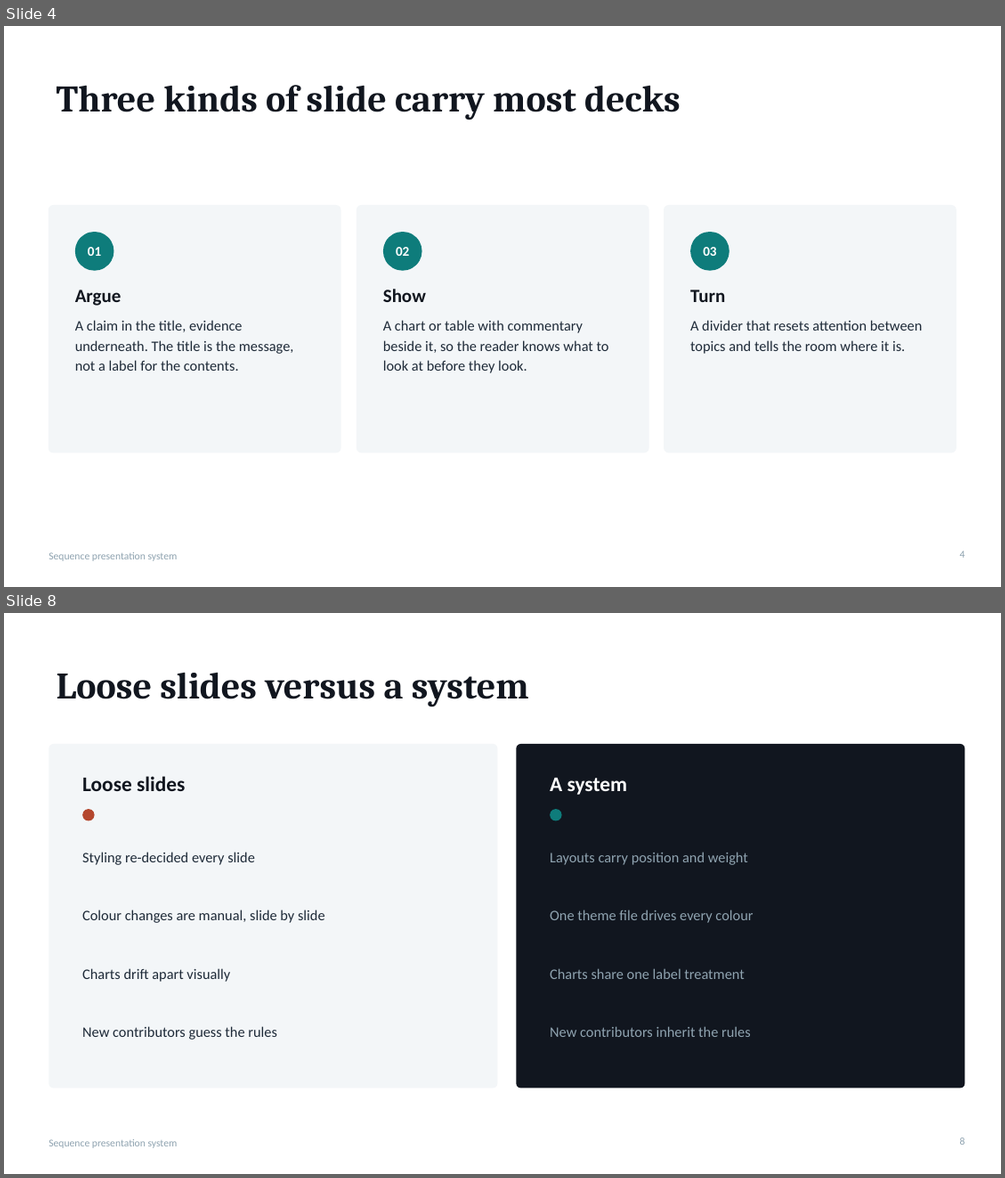
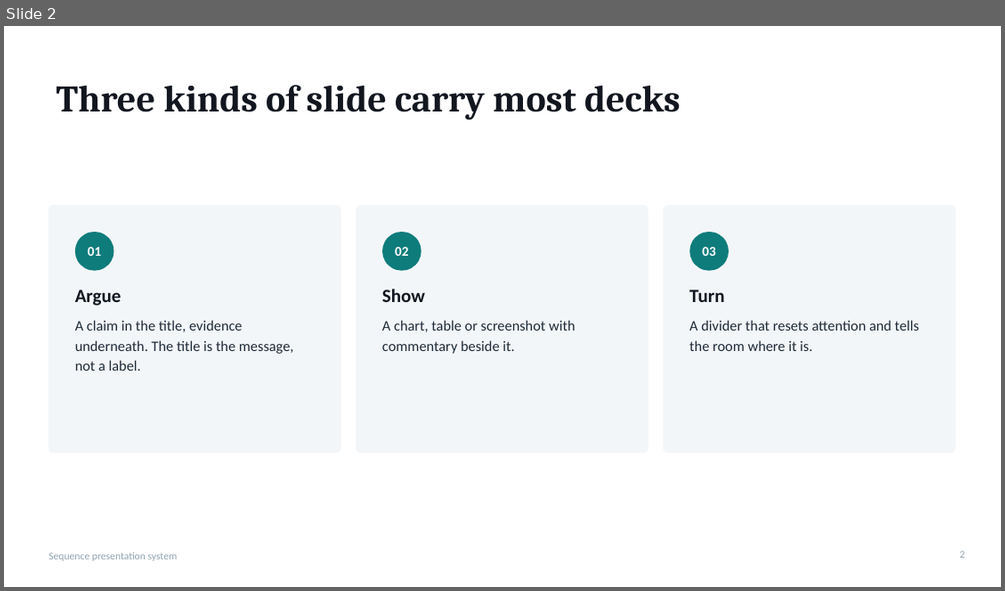
Before and after one commit to Addy2055/sequence-deck-template, a slide deck: Sequence-template.pptx. Shown one above the other, each under a label of ours: slides 4 and 8 before the commit, slide 2 after it; the slides between them are not shown. The pictures are 1005x1178 and 1005x591 pixels, drawn with LibreOffice and Linux fonts; fonts in the diff are those of the drawing. Boxes give left, top, right and bottom in pixels: in the first picture for what was removed or moved away, otherwise in the second. Text is boxed around its words. In the diff, an @@ line names an element or a change of style, - is before the commit and + after.

```diff
--- a/Sequence-template.pptx
+++ b/Sequence-template.pptx
@@ slide 8 removed at (x1=4, y1=613, x2=1001, y2=1174), background #FFFFFF; not listed: 1 template element that a slide beside it also shows @@
@@ title removed at (x1=57, y1=672, x2=529, y2=707) @@
-Loose slides versus a system
@@ rounded rectangle removed at (x1=48, y1=744, x2=498, y2=1088) @@
@@ rounded rectangle removed at (x1=517, y1=744, x2=965, y2=1088) @@
@@ text removed at (x1=82, y1=776, x2=185, y2=791) @@
-Loose slides
@@ text removed at (x1=550, y1=778, x2=628, y2=795) @@
-A system
@@ ellipse removed at (x1=82, y1=809, x2=95, y2=821) @@
@@ ellipse removed at (x1=550, y1=809, x2=562, y2=821) @@
@@ text removed at (x1=82, y1=852, x2=255, y2=865) @@
-Styling re-decided every slide
@@ text removed at (x1=550, y1=852, x2=748, y2=865) @@
-Layouts carry position and weight
@@ text removed at (x1=82, y1=909, x2=325, y2=923) @@
-Colour changes are manual, slide by slide
@@ text removed at (x1=550, y1=909, x2=752, y2=923) @@
-One theme file drives every colour
@@ text removed at (x1=82, y1=968, x2=230, y2=981) @@
-Charts drift apart visually
@@ text removed at (x1=550, y1=968, x2=744, y2=979) @@
-Charts share one label treatment
@@ text removed at (x1=82, y1=1026, x2=277, y2=1039) @@
-New contributors guess the rules
@@ text removed at (x1=550, y1=1026, x2=751, y2=1037) @@
-New contributors inherit the rules
@@ page number removed at (x1=960, y1=1137, x2=965, y2=1144) @@
-8
@@ what was slide 4 is now slide 2 @@
@@ slide 2 changed as well @@
@@ text at (x1=75, y1=320, x2=294, y2=370): text changed @@
-A claim in the title, evidence underneath. The title is the message, not a label for the contents.
+A claim in the title, evidence underneath. The title is the message, not a label.
@@ text at (x1=382, y1=320, x2=574, y2=354): text changed @@
-A chart or table with commentary beside it, so the reader knows what to look at before they look.
+A chart, table or screenshot with commentary beside it.
@@ text at (x1=689, y1=320, x2=919, y2=351): text changed @@
-A divider that resets attention between topics and tells the room where it is.
+A divider that resets attention and tells the room where it is.
@@ page number at (x1=960, y1=550, x2=965, y2=557): text changed @@
-4
+2
```
Also in this commit, not shown: 3 other slides changed, 1 slide added, 5 other slides removed, 10 other files.
